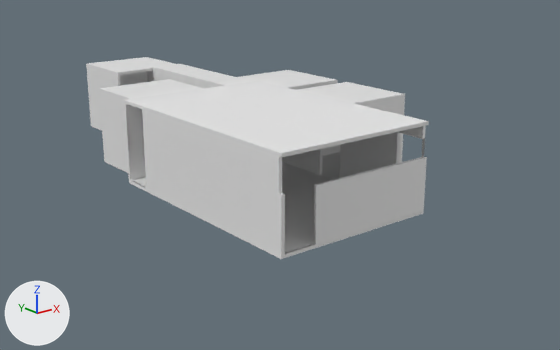
Before and after pictures for a commit that changed the Blender file blender_test/FloorPlan v2.blend.
Camera for both pictures: a camera (50 mm lens) standing at (-132.4, -171.3, 74.0) and looking at (13.2, 10.8, 1.2). The axes (+X, +Y, +Z) are drawn at lower left. The lights are the same throughout.
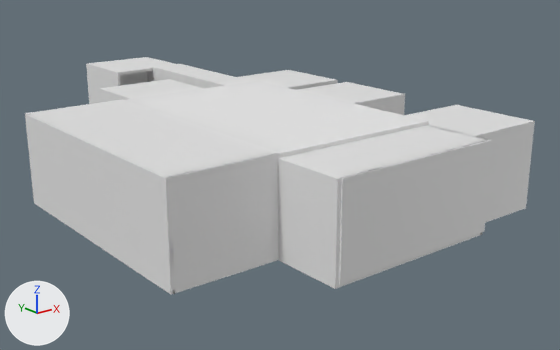
Commit message: Finalized floor plan v1

Diff of the bpy script that builds the scene:
```diff
--- a/blender_test/FloorPlan v2.blend.py
+++ b/blender_test/FloorPlan v2.blend.py
@@ me_cube_008 @@
 # used by ob_cube_005; location = (24.8, 0.0, 12.6); rotation_euler = (0.0, 1.571, 0.0), in degrees (0, 90, 0); scale = (12.1, 36.9, 0.5)
-me_cube_008.from_pydata(...)  # 63 vertices, 47 faces; spans x -1.0..1.0, y -1.0..1.0, z -1.0..1.0
+me_cube_008.from_pydata(...)  # 8 vertices, 6 faces; spans x -1.0..1.0, y -1.0..1.0, z -1.0..1.0
+# me_cube_008 part 1
+# 55 vertices are removed from x -0.75..1.0, y -1.0..1.0, z -1.0..1.0
+# 46 faces are deleted
+# 5 new faces join them
@@ me_cube_007 @@
 # used by ob_cube_004; location = (-24.8, 0.0, 12.6); rotation_euler = (0.0, 1.571, 0.0), in degrees (0, 90, 0); scale = (12.1, 36.9, 0.5)
-me_cube_007.from_pydata(...)  # 20 vertices, 18 faces; spans x -1.0..1.0, y -1.0..1.0, z -1.0..1.0
+me_cube_007.from_pydata(...)  # 2 vertices, 0 faces, 1 loose edge; spans x 0.92, y 1.1..7.47, z -100.06
+# me_cube_007 part 2: the whole mesh is rebuilt
@@ me_cube_006 @@
 # used by ob_cube_003; location = (0.0, -37.4, 8.1); rotation_euler = (1.571, 0.0, 0.0), in degrees (90, 0, 0); scale = (25.3, 7.62, 0.5)
-me_cube_006.from_pydata(...)  # 32 vertices, 27 faces; spans x -1.0..1.0, y -1.0..1.0, z -1.0..1.0
+me_cube_006.from_pydata(...)  # 8 vertices, 6 faces; spans x -1.0..1.0, y -1.0..1.0, z -1.0..1.0
+# me_cube_006 part 3
+# 24 vertices are removed from x -0.98..-0.53, y -1.0..1.0, z -1.0..1.0
+# 25 faces are deleted
+# 4 new faces join them
@@ ob_cube_005 @@
 ob_cube_005 = bpy.data.objects.new('Cube.005', me_cube_008)
-ob_cube_005.location = (24.8, 0.0, 12.6)
-ob_cube_005.rotation_euler = (0.0, 1.571, 0.0)  # degrees (0, 90, 0)
-ob_cube_005.scale = (12.1, 36.9, 0.5)
+ob_cube_005.location = (-40.2, 0.0, 0.0)
+ob_cube_005.scale = (15.0, 37.9, 0.5)
@@ ob_cube_004 @@
 ob_cube_004 = bpy.data.objects.new('Cube.004', me_cube_007)
-ob_cube_004.location = (-24.8, 0.0, 12.6)
+ob_cube_004.location = (24.8, -47.9, 12.1)
 ob_cube_004.rotation_euler = (0.0, 1.571, 0.0)  # degrees (0, 90, 0)
-ob_cube_004.scale = (12.1, 36.9, 0.5)
+ob_cube_004.scale = (12.6, 10.0, 0.5)
@@ ob_cube_003 @@
 ob_cube_003 = bpy.data.objects.new('Cube.003', me_cube_006)
-ob_cube_003.location = (0.0, -37.4, 8.1)
+ob_cube_003.location = (0.0, -57.9, 12.6)
 ob_cube_003.rotation_euler = (1.571, 0.0, 0.0)  # degrees (90, 0, 0)
-ob_cube_003.scale = (25.3, 7.62, 0.5)
+ob_cube_003.scale = (25.3, 12.1, 0.5)
@@ ob_cube_014 @@
+ob_cube_014 = bpy.data.objects.new('Cube.014', me_cube_002.copy())  # the mesh of ob_cube_006
+ob_cube_014.location = (37.8, -39.5, 0.0)
+ob_cube_014.scale = (12.5, 12.5, 0.5)
@@ ob_cube_015 @@
+ob_cube_015 = bpy.data.objects.new('Cube.015', me_cube_015.copy())  # the mesh of ob_cube_011
+ob_cube_015.location = (0.0, -47.9, 0.0)
+ob_cube_015.scale = (25.3, 10.0, 0.5)
@@ ob_cube_016 @@
+ob_cube_016 = bpy.data.objects.new('Cube.016', me_cube_015.copy())  # the mesh of ob_cube_011
+ob_cube_016.location = (0.0, -47.9, 24.2)
+ob_cube_016.scale = (25.3, 10.0, 0.5)
@@ ob_cube_018 @@
+ob_cube_018 = bpy.data.objects.new('Cube.018', me_cube_018)  # 131 vertices, 118 faces; spans x -1.0..1.0, y -1.0..8.5, z -102.1..1.0
+ob_cube_018.location = (24.8, -47.9, 12.1)
+ob_cube_018.rotation_euler = (0.0, 1.571, 0.0)  # degrees (0, 90, 0)
+ob_cube_018.scale = (12.6, 10.0, 0.5)
@@ ob_cube_017 @@
+ob_cube_017 = bpy.data.objects.new('Cube.017', me_cube_015.copy())  # the mesh of ob_cube_011
+ob_cube_017.location = (-40.2, 0.0, 25.2)
+ob_cube_017.scale = (15.0, 37.9, 0.5)
@@ ob_cube_019 @@
+ob_cube_019 = bpy.data.objects.new('Cube.019', me_cube_015.copy())  # the mesh of ob_cube_011
+ob_cube_019.location = (-40.2, 38.4, 12.6)
+ob_cube_019.rotation_euler = (1.571, 0.0, 0.0)  # degrees (90, 0, 0)
+ob_cube_019.scale = (15.0, 13.1, 0.5)
@@ ob_cube_020 @@
+ob_cube_020 = bpy.data.objects.new('Cube.020', me_cube_015.copy())  # the mesh of ob_cube_011
+ob_cube_020.location = (-40.2, -37.4, 12.6)
+ob_cube_020.rotation_euler = (1.571, 0.0, 0.0)  # degrees (90, 0, 0)
+ob_cube_020.scale = (15.0, 13.1, 0.5)
@@ ob_cube_021 @@
+ob_cube_021 = bpy.data.objects.new('Cube.021', me_cube_015.copy())  # the mesh of ob_cube_011
+ob_cube_021.location = (-55.2, 0.0, 12.6)
+ob_cube_021.rotation_euler = (0.0, 1.571, 0.0)  # degrees (0, 90, 0)
+ob_cube_021.scale = (13.1, 37.9, 0.5)
```

Pixel boxes (x1, y1, x2, y2) of what changed, in the pictures (560 x 350 px):
'Cube.003', reshaped, moved, rescaled (47% taller)
    before: (279, 157, 427, 255)
    after: (339, 139, 492, 284)
'Cube.021', added
    after: (25, 114, 175, 295)
'Cube.004', no longer drawn
    before: (126, 110, 282, 254)
'Cube.020', added
    after: (167, 152, 282, 289)
'Cube.017', added
    after: (28, 100, 281, 178)
'Cube.018', added
    after: (278, 125, 488, 289)
'Cube.014', added
    after: (405, 105, 535, 223)
'Cube.016', added
    after: (282, 126, 488, 178)
'Cube.005', reshaped, moved, rescaled, turned
    before: (282, 126, 426, 180)
    after: (174, 257, 278, 293)
'Cube.015', added
    after: (338, 232, 482, 288)
'Cube.019', added
    after: (25, 99, 123, 114)
part 3 of me_cube_006, cut back
    before: (279, 157, 427, 255)
    after: (340, 139, 492, 284)
'Cube', unchanged, covered by the edit
    before: (129, 162, 424, 259)
'Cube.002', unchanged, covered by the edit
    before: (124, 103, 146, 180)
